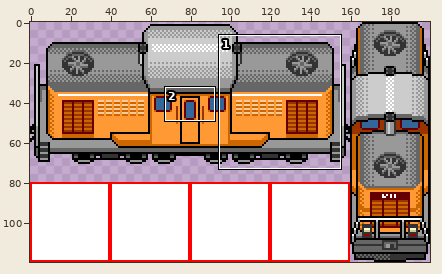
Sprite sheet, stored at static/materials/wwa/VeLocomotive16-2.gif. The picture above shows the old version from afar; the outline marks the close-up.
Close-up. Earlier state:
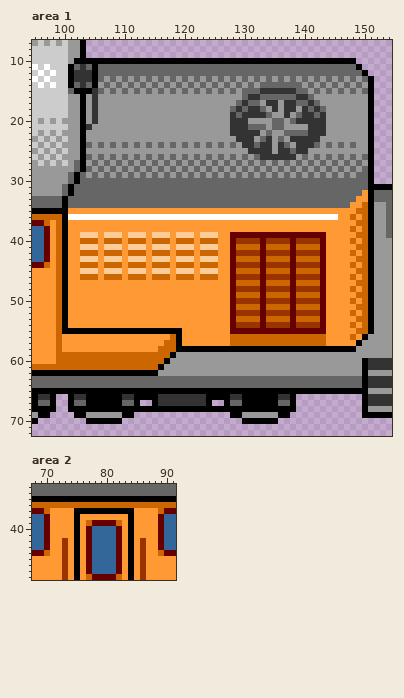
The file is 200x120 pixels. Shown: area 1: x 95..154, y 7..72; area 2: x 68..91, y 33..48. The commit also changed other parts of the picture, which this record leaves out.
The same view after the edit:
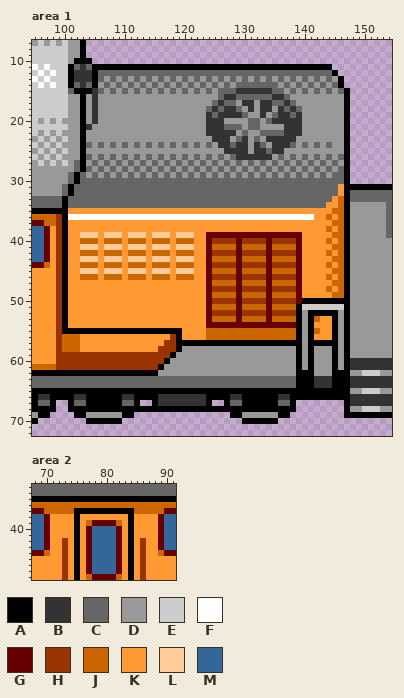
Palette (. is transparent): A #000000  B #333333  C #666666  D #999999  E #cccccc  F #ffffff  G #660000  H #993300  J #cc6601  K #ff9933  L #ffcc99  M #336699
Difference:
Changed rows in their new state; - is an unchanged pixel.
Area 1:
first column x 98:
10 -------............................................----
11 --------AAAAAAAAAAAAAAAAAAAAAAAAAAAAAAAAAAAAAAA.....---
12 -----------------------------------------------A.....--
13 ------------------------------------------------A.....-
14 --------------------------------C-C---D-D-------A.....-
15 -----------------------------C-BBBB--CCDCD-------A....-
16 ----------------------------CBBC-CC--BB-DDDD-----A....-
17 ---------------------------CBCCD-BDB-CC-CDDDD----A....-
18 --------------------------CBCBBCD-DBBDBC-CDDDD---A....-
19 --------------------------BCBB-BCDD-DCB-CBDDDD---A....-
20 --------------------------BBB-DDDCC-CBBBB-DDDD---A....-
21 --------------------------BBBCCCD--D-DDBBB-DDD---A....-
22 --------------------------BBBB-DCDDC-CCBBBDDDD---A....-
23 ---------------------------BBB-C-DCD-BBB-DDDD----A....-
24 ----------------------------BB-B-DBCDB-BCDCD----DA....-
25 -----------------------------BBBBD--CB-DDDD------A....-
26 -------------------------------BBBB--DCDC--------A....-
27 -------------------------------------------------A....-
28 -------------------------------------------------A....-
29 ------------------------------------------------CA....-
30 -------------------------------------------------A....-
31 ------------------------------------------------KAAAA--
32 ------------------------------------------------KA--CC-
33 -----------------------------------------------KJA-CCC-
34 ----------------------------------------------KKJADDDD-
35 -----------------------------------------------JJADDDD-
36 -H------------------------------------------KKJKJADDDD-
37 JH---------------------------------------------JJADDDD-
38 -H--------------------------------------------J-JADDDD-
39 -H-----------------------KGGGG------------KKKK-JJADDDD-
40 -H-----------------------KGHHHHG---HG---HGKKKKJ-JADDDD-
41 -H-----------------------KGJJJJG---JG---JGKKKK-JJADDDD-
42 -H-----------------------KGHHHHG---HG---HGKKKKJ-JADDDD-
43 -H-----------------------KGJJJJG---JG---JGKKKK-JJADDDD-
44 -H-----------------------KGHHHHG---HG---HGKKKKJ-JADDDD-
45 -H-----------------------KGJJJJG---JG---JGKKKK-JJADDDD-
46 -H-----------------------KGHHHHG---HG---HGKKKKJ-JADDDD-
47 -H------------------------GJJJJG---JG---JGKKKK-JJADDDD-
48 -H------------------------GHHHHG---HG---HGKKKKJ-JADDDD-
49 -H------------------------GJJJJG---JG---JGKKKK-JJADDDD-
50 -H------------------------GHHHHG---HG---HGAAAAAAAADDDD-
51 -H------------------------GJJJJG---JG---JAEEEEEEEADDDD-
52 -H------------------------GHHHHG---HG---HADAAAAADADDDD-
53 -H------------------------GJJJJG---JG---JADA-K-ADADDDD-
54 -H------------------------GGGG-GGGG-GGGG-ADAKK-ADADDDD-
55 -H------------------------JJJJJJJJJJJJJJJADAJK-ADADDDD-
56 -HJJJ---------------H-----JJJJ-----------ADAKK-ADADDD--
57 -HJJJ--------------HH-AAAAAAAAAAAAAAAAAAAADAAAAADADD---
58 -HJJJ-------------HHH-DDDDDDDDDDDDDDDDDDD-D-DDD-D-D----
59 -HHHHHHHHHHHHHHHHHHH---------------------A-A---A-A-----
60 -HHHHHHHHHHHHHHHHHH----------------------A-A---A-ABBB--
61 -HHHHHHHHHHHHHHHHH-----------------------A-A---A-ABBB--
62 -----------------------------------------AAA---AAA--EEE
63 -----------------------------------------AAABBBAAABBB--
64 -----------------------------------------AAABBBAAABBB--
65 --------------------------------------------------DDEEE
66 -AA--------------------------------------AAAAAAAAABBB--
67 -------------------------------------------------ABBB--
68 -------------------------------------------------ADDEEE
69 -------------------------------------------------AAA---
Area 2:
first column x 71:
37 JJJJ----------JJJJ
Boxes around the changes in both close-ups, in picture pixels (x1, y1, x2, y2):
changed: (50, 58, 380, 418)
changed: (50, 508, 74, 514)
changed: (134, 508, 158, 514)
